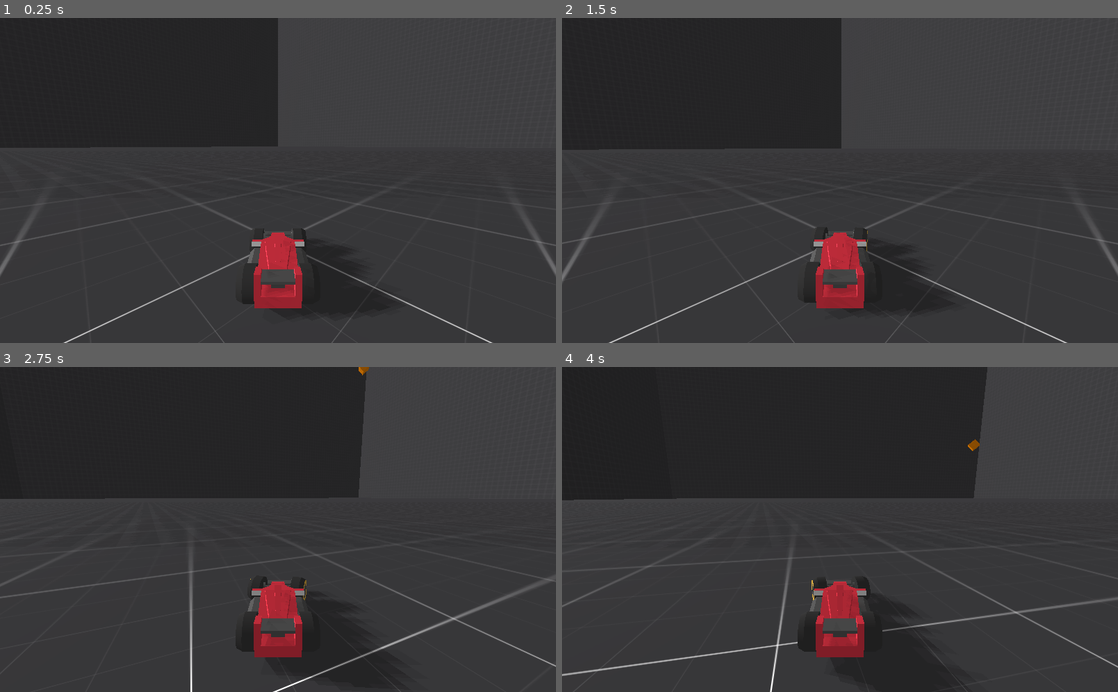
Above: before the commit, frames 1-4 (two rows, left to right).
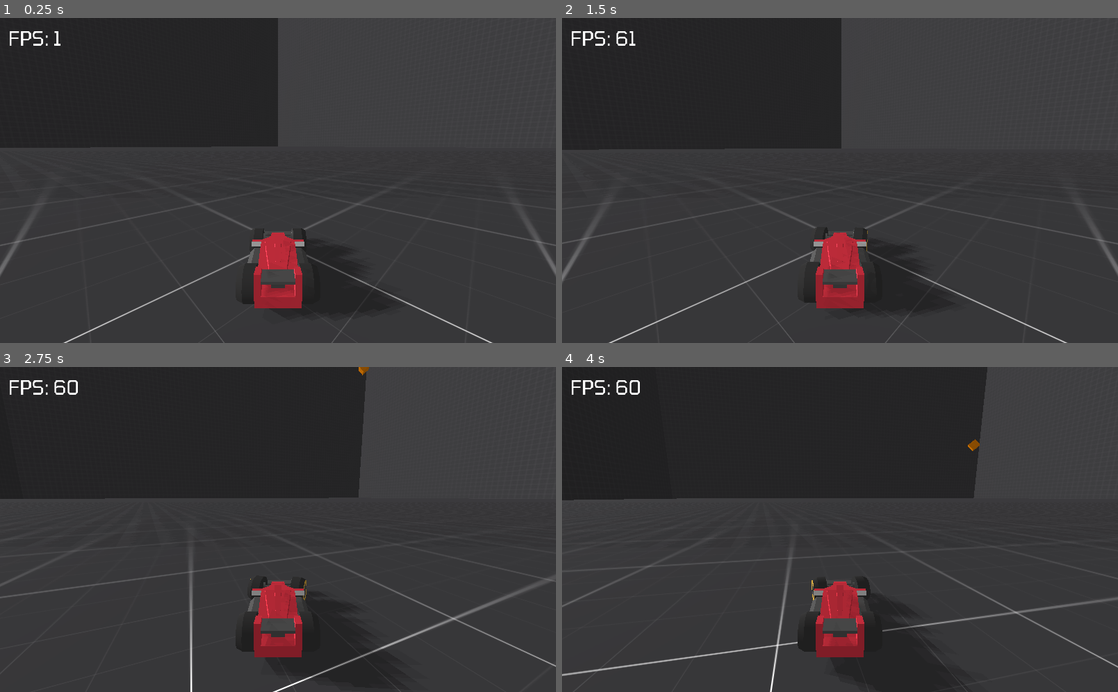
Above: after the commit, the same moments.

Repository: RichoM/LowPolyRacing
Game: Godot game, scene res://test.tscn
The game is run twice, just before and just after one commit, with the same random seed, the same clock (stepped at 60 frames per second) and the same inputs.
Inputs:
- Up to frame 1 (0.25 s): no input
- Up to frame 2 (1.5 s): hold Right (ui_right) 0.53-1.28 s; hold Down (ui_down) from 1.28 s (still down)
- Up to frame 3 (2.75 s): release Down (ui_down) at 2.03 s; hold Right (ui_right) from 2.03 s (still down)
- Up to frame 4 (4 s): release Right (ui_right) at 2.78 s; hold Up (ui_up) 2.78-3.53 s; hold Left (ui_left) from 3.53 s (still down)

The runs differ from the first frame. In frame 1, 0.1% of the frame differs, in the area x 1-11%, y 4-9%; in frame 2, 0.2%; in frame 3, 0.2%, in the area x 1-14%, y 4-9%; in frame 4, 0.2%.

Commit message:
Added an FPS indicator

Diff:
--- /dev/null
+++ b/fps.gd
@@ -0,0 +1,4 @@
+extends Label
+
+func _process(delta):
+	text = "FPS: " + str(Engine.get_frames_per_second())
--- a/test.tscn
+++ b/test.tscn
@@ -1,9 +1,11 @@
-[gd_scene load_steps=9 format=2]
+[gd_scene load_steps=12 format=2]
 
 [ext_resource path="res://car.tscn" type="PackedScene" id=1]
 [ext_resource path="res://kenney_prototypetextures/PNG/Dark/texture_01.png" type="Texture" id=2]
 [ext_resource path="res://obstacle.tscn" type="PackedScene" id=3]
 [ext_resource path="res://obstacle_spawner.gd" type="Script" id=4]
+[ext_resource path="res://Tomorrow-Regular.ttf" type="DynamicFontData" id=5]
+[ext_resource path="res://fps.gd" type="Script" id=6]
 
 [sub_resource type="Environment" id=1]
 background_mode = 1
@@ -25,6 +27,10 @@
 
 [sub_resource type="ConcavePolygonShape" id=4]
 data = PoolVector3Array( 250, 0, 250, -250, 0, 250, 250, 0, -250, -250, 0, 250, -250, 0, -250, 250, 0, -250 )
+
+[sub_resource type="DynamicFont" id=5]
+size = 36
+font_data = ExtResource( 5 )
 
 [node name="Spatial" type="Spatial"]
 
@@ -104,3 +110,16 @@
 transform = Transform( 1, 0, 0, 0, 1, 0, 0, 0, 1, 0, 89.3535, 0 )
 script = ExtResource( 4 )
 obstacle = ExtResource( 3 )
+
+[node name="fps" type="Label" parent="."]
+anchor_right = 1.0
+margin_left = 15.0
+margin_top = 15.0
+margin_right = -15.0
+margin_bottom = -15.0
+custom_fonts/font = SubResource( 5 )
+text = "FPS: ?"
+script = ExtResource( 6 )
+__meta__ = {
+"_edit_use_anchors_": false
+}
Binary file added: Tomorrow-Regular.ttf
